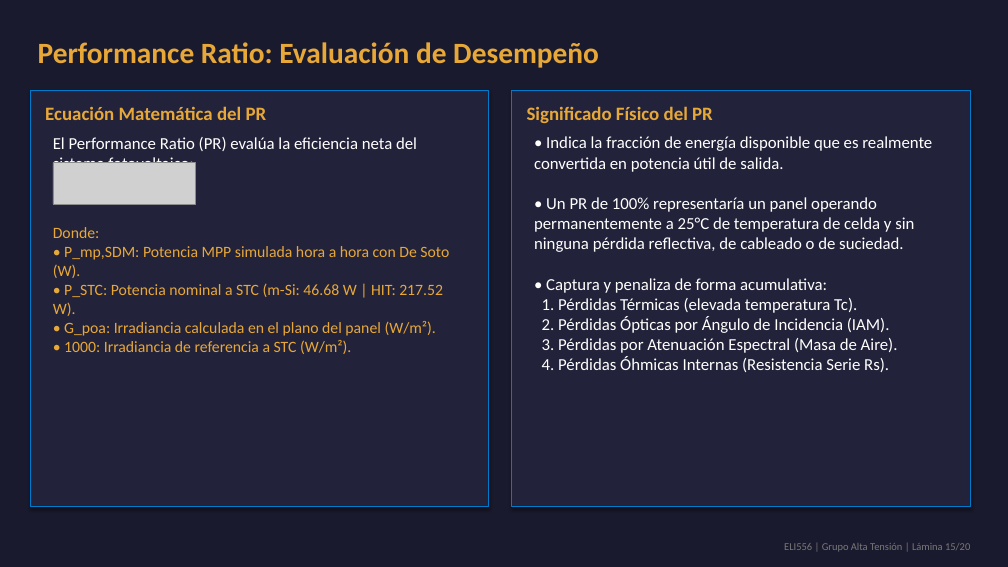
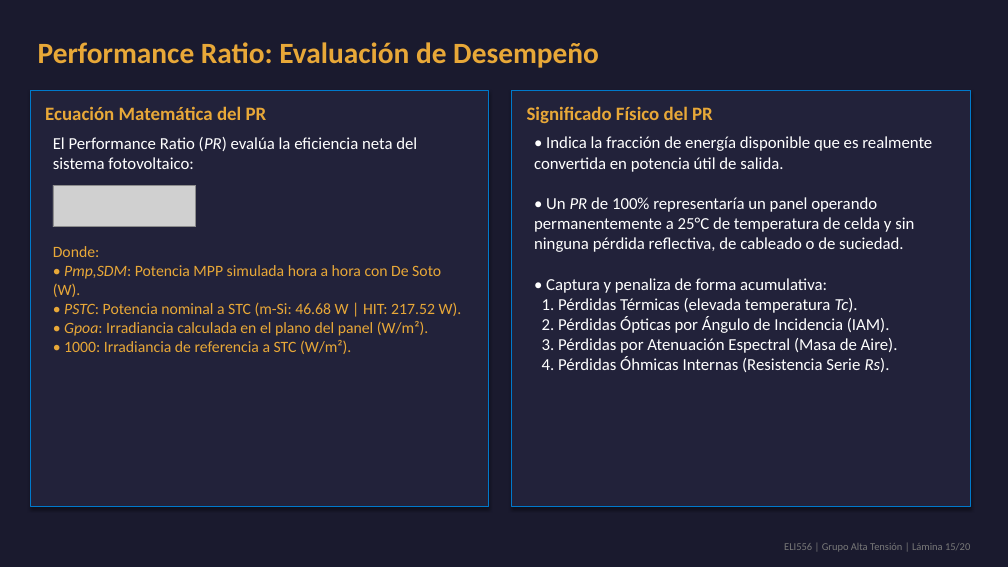
Before and after one commit to theChosen16/t2-paneles, a slide deck: slide 15 of output/Presentacion_Final_ELI556_Atacama.pptx. Drawn at 1008x567 pixels with LibreOffice and Linux fonts; fonts in the diff are those of the drawing; grey boxes stand for pictures. Boxes give left, top, right and bottom in pixels: in the first picture for what was removed or moved away, otherwise in the second. Text is boxed around its words. In the diff, an @@ line names an element or a change of style, - is before the commit and + after.

Commit message:
Fix visual overlaps and implement inline LaTeX variable formatting on slides 5,6,8,9,10,11,12,15,18,19

```diff
--- a/output/Presentacion_Final_ELI556_Atacama.pptx
+++ b/output/Presentacion_Final_ELI556_Atacama.pptx
@@ text "El Performance Ratio (PR) evalúa ..." at <box>53,137,417,169</box>: italic on in "(PR)" @@
@@ text at <box>534,136,932,372</box>: text changed @@
-• Indica la fracción de energía disponible que es realmente convertida en potencia útil de salida.
-• Un PR de 100% representaría un panel operando permanentemente a 25°C de temperatura de celda y sin ninguna pérdida reflectiva, de cableado o de suciedad.
-• Captura y penaliza de forma acumulativa:
-1. Pérdidas Térmicas (elevada temperatura Tc).
-2. Pérdidas Ópticas por Ángulo de Incidencia (IAM).
-3. Pérdidas por Atenuación Espectral (Masa de Aire).
-4. Pérdidas Óhmicas Internas (Resistencia Serie Rs).
+• Indica la fracción de energía disponible que es realmente convertida en potencia útil de salida.
+• Un PR de 100% representaría un panel operando permanentemente a 25°C de temperatura de celda y sin ninguna pérdida reflectiva, de cableado o de suciedad.
+• Captura y penaliza de forma acumulativa:
+1. Pérdidas Térmicas (elevada temperatura Tc).
+2. Pérdidas Ópticas por Ángulo de Incidencia (IAM).
+3. Pérdidas por Atenuación Espectral (Masa de Aire).
+4. Pérdidas Óhmicas Internas (Resistencia Serie Rs).
@@ picture: place and size @@
-picture at <box>53,163,196,204</box>
+picture at <box>53,185,196,227</box>
@@ text at <box>53,246,462,354</box>: text changed @@
-Donde:
-• P_mp,SDM: Potencia MPP simulada hora a hora con De Soto (W).
-• P_STC: Potencia nominal a STC (m-Si: 46.68 W | HIT: 217.52 W).
-• G_poa: Irradiancia calculada en el plano del panel (W/m²).
-• 1000: Irradiancia de referencia a STC (W/m²).
+Donde:
+• Pmp,SDM: Potencia MPP simulada hora a hora con De Soto (W).
+• PSTC: Potencia nominal a STC (m-Si: 46.68 W | HIT: 217.52 W).
+• Gpoa: Irradiancia calculada en el plano del panel (W/m²).
+• 1000: Irradiancia de referencia a STC (W/m²).
```
Also in this commit, not shown: 15 other slides changed, 11 other files.
